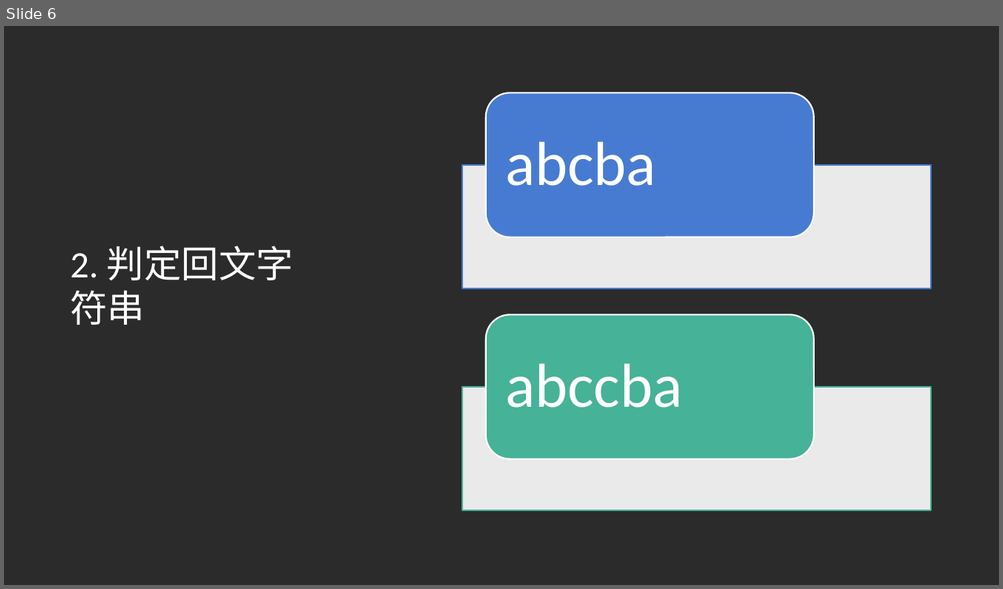
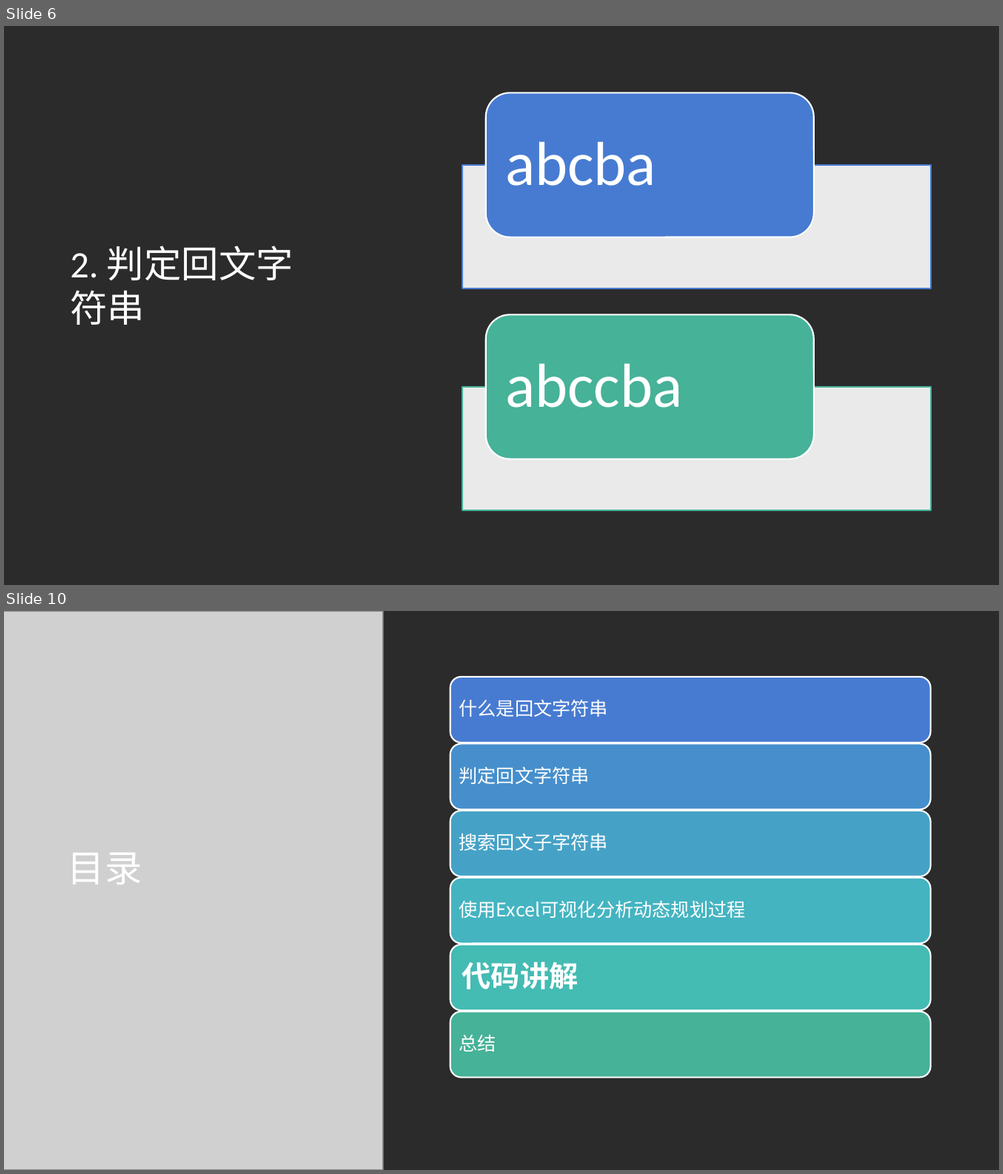
Before and after one commit to oneminute/leetcode, a slide deck: problems/longest-palindromic-substring/tutorial.pptx. Shown one above the other, each under a label of ours: slide 6 before the commit, slides 6 and 10 after it; the slides between them are not shown. The pictures are 1003x589 and 1003x1174 pixels, drawn with LibreOffice and Linux fonts; fonts in the diff are those of the drawing; grey boxes stand for pictures; background and template pictures are left out; a plain dark background stands for a picture behind light text. Boxes give left, top, right and bottom in pixels: in the first picture for what was removed or moved away, otherwise in the second. Text is boxed around its words. In the diff, an @@ line names an element or a change of style, - is before the commit and + after.

```diff
--- a/problems/longest-palindromic-substring/tutorial.pptx
+++ b/problems/longest-palindromic-substring/tutorial.pptx
@@ slide 10 added at bbox=[4, 611, 999, 1170], background picture (left out) @@
@@ picture added at bbox=[4, 611, 384, 1170] @@
@@ picture added at bbox=[4, 611, 383, 1170] @@
@@ rectangle added at bbox=[384, 611, 999, 1170], fill #FFFFFF @@
@@ title added at bbox=[68, 853, 142, 885], 36 pt, text #FFFFFF @@
+目录
@@ group added at bbox=[450, 677, 930, 1077]: 6 rounded rectangles, 6 texts @@
+什么是回文字符串
+判定回文字符串
+搜索回文子字符串
+使用Excel可视化分析动态规划过程
+代码讲解
+总结
```
Also in this commit, not shown: 6 slides changed, 2 other slides added, 2 other files.
